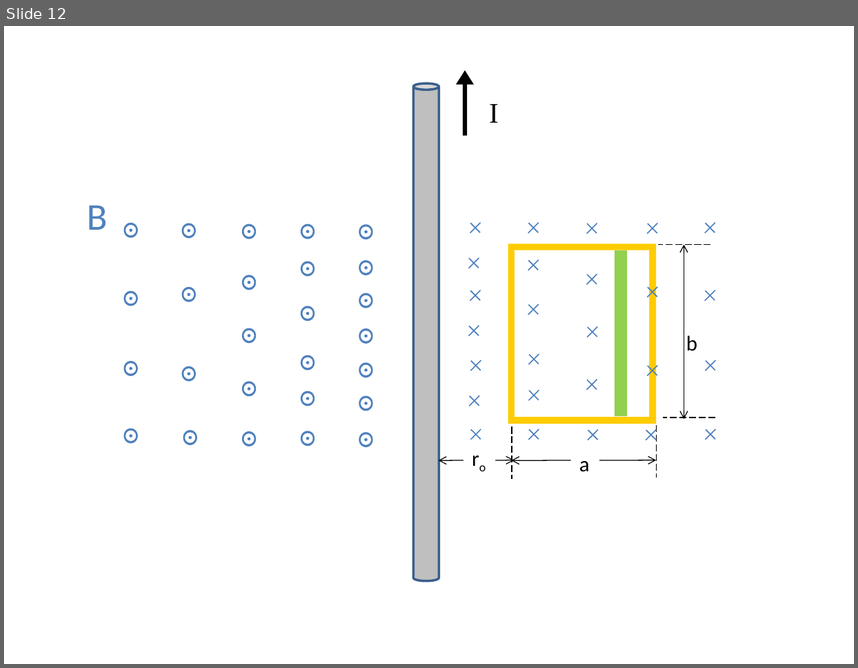
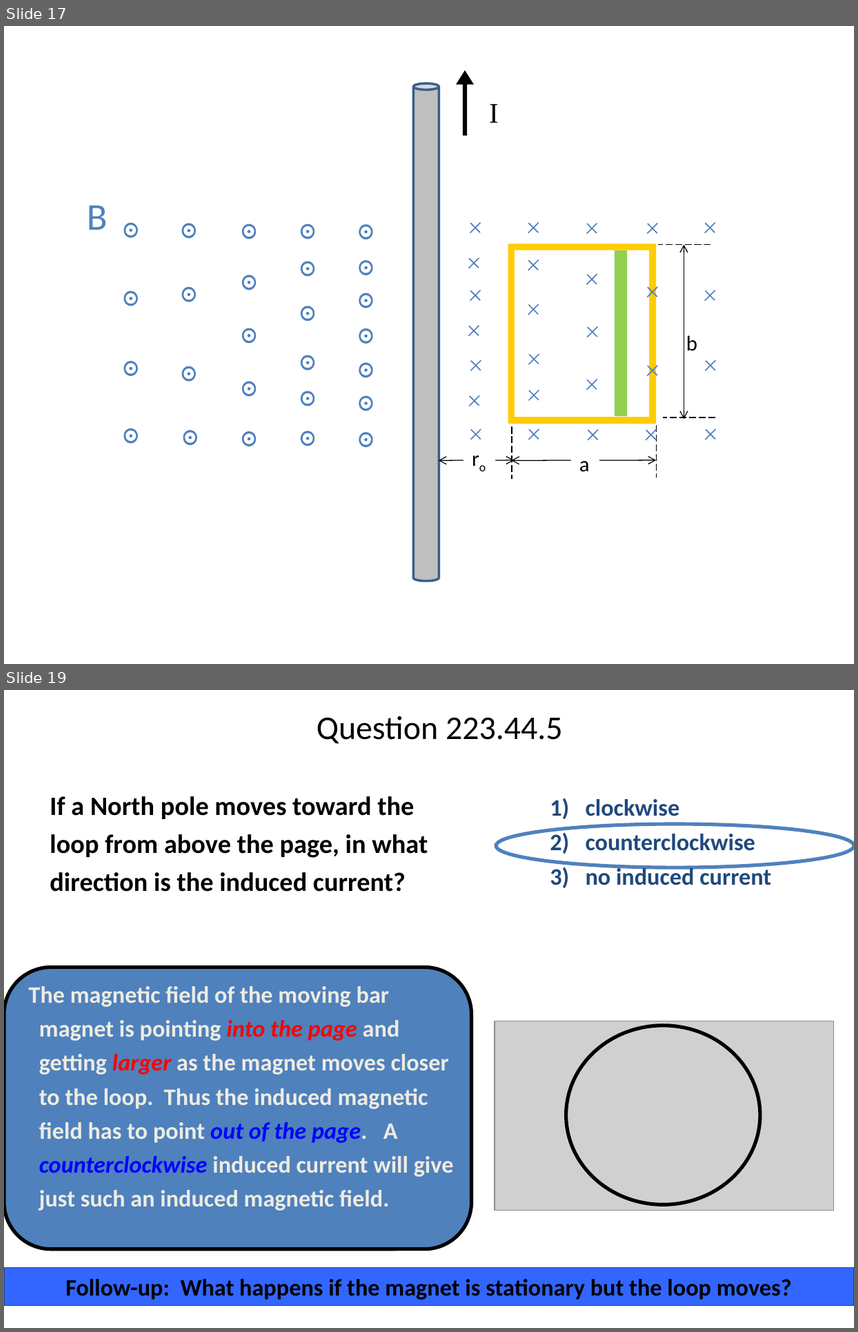
Before and after one commit to rtlines/PH223-Engineering-Physics, a slide deck: Slides/PH223_Lecture_43.pptx. Shown one above the other, each under a label of ours: slide 12 before the commit, slides 17 and 19 after it; the slides between them are not shown. The pictures are 858x668 and 858x1332 pixels, drawn with LibreOffice and Linux fonts; fonts in the diff are those of the drawing; grey boxes stand for pictures. Boxes give left, top, right and bottom in pixels: in the first picture for what was removed or moved away, otherwise in the second. Text is boxed around its words. In the diff, an @@ line names an element or a change of style, - is before the commit and + after.

```diff
--- a/Slides/PH223_Lecture_43.pptx
+++ b/Slides/PH223_Lecture_43.pptx
@@ slide 19 added at (x1=4, y1=690, x2=854, y2=1328), background #FFFFFF @@
@@ title added at (x1=317, y1=716, x2=563, y2=744), 28 pt, text #000000 @@
+Question 223.44.5
@@ text added at (x1=50, y1=796, x2=428, y2=891), 22.4 pt, text #000000, bold @@
+If a North pole moves toward the loop from above the page, in what direction is the induced current?
@@ text added at (x1=550, y1=798, x2=771, y2=888), 20 pt, text #1F497D, bold @@
+1) clockwise
+2) counterclockwise
+3) no induced current
@@ ellipse added at (x1=496, y1=823, x2=854, y2=867), outline #4F81BD 3 pt @@
@@ rounded rectangle added at (x1=4, y1=967, x2=472, y2=1248), fill #4F81BD, outline #000000 3 pt @@
@@ text added at (x1=29, y1=986, x2=454, y2=1210), 20 pt, text #EEECE1, bold @@
+The magnetic field of the moving bar magnet is pointing into the page and getting larger as the magnet moves closer to the loop. Thus the induced magnetic field has to point out of the page. A counterclockwise induced current will give just such an induced magnetic field.
@@ picture added at (x1=495, y1=1021, x2=833, y2=1210) @@
@@ ellipse added at (x1=566, y1=1025, x2=760, y2=1204), outline #000000 3 pt @@
@@ rectangle added at (x1=4, y1=1268, x2=854, y2=1305), fill #3366FF, outline #1F497D 0.75 pt, 20 pt, text #000000, bold @@
+Follow-up: What happens if the magnet is stationary but the loop moves?
@@ what was slide 12 is now slide 17 @@
```
Also in this commit, not shown: 39 other slides added, 11 other files.
